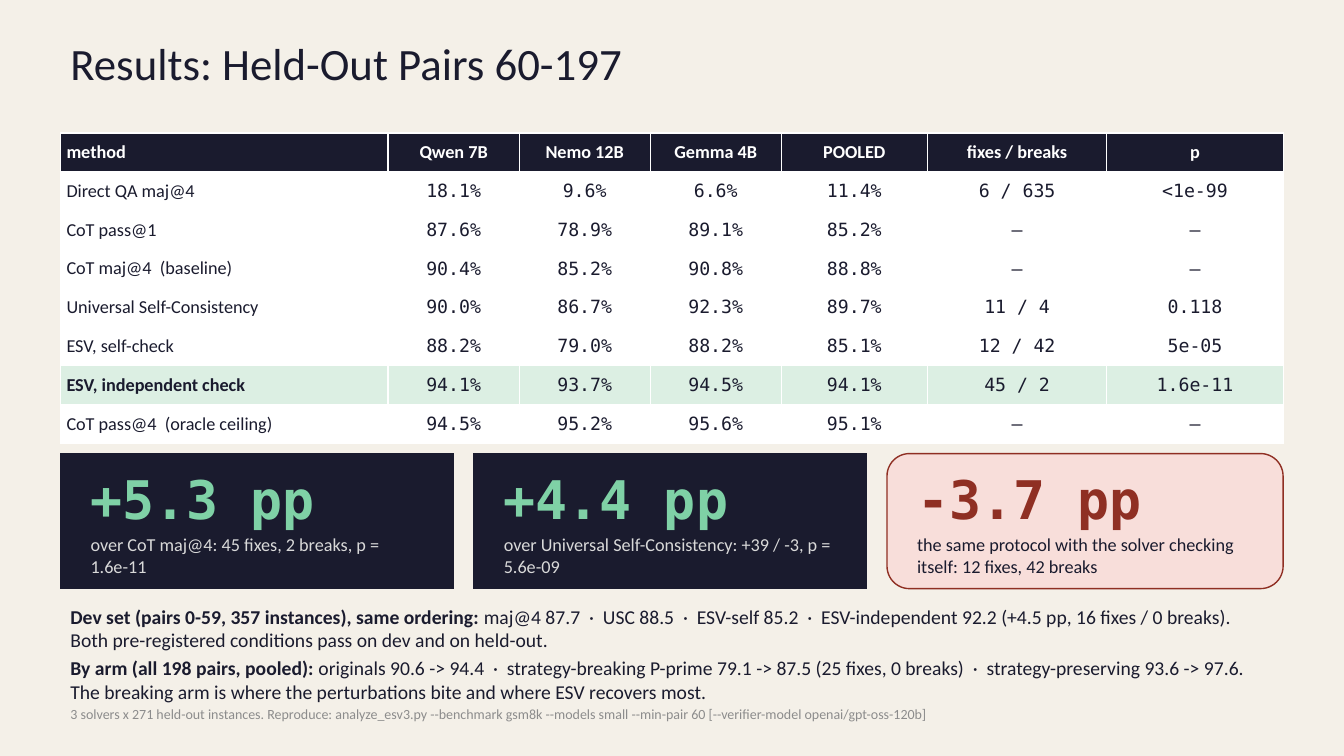
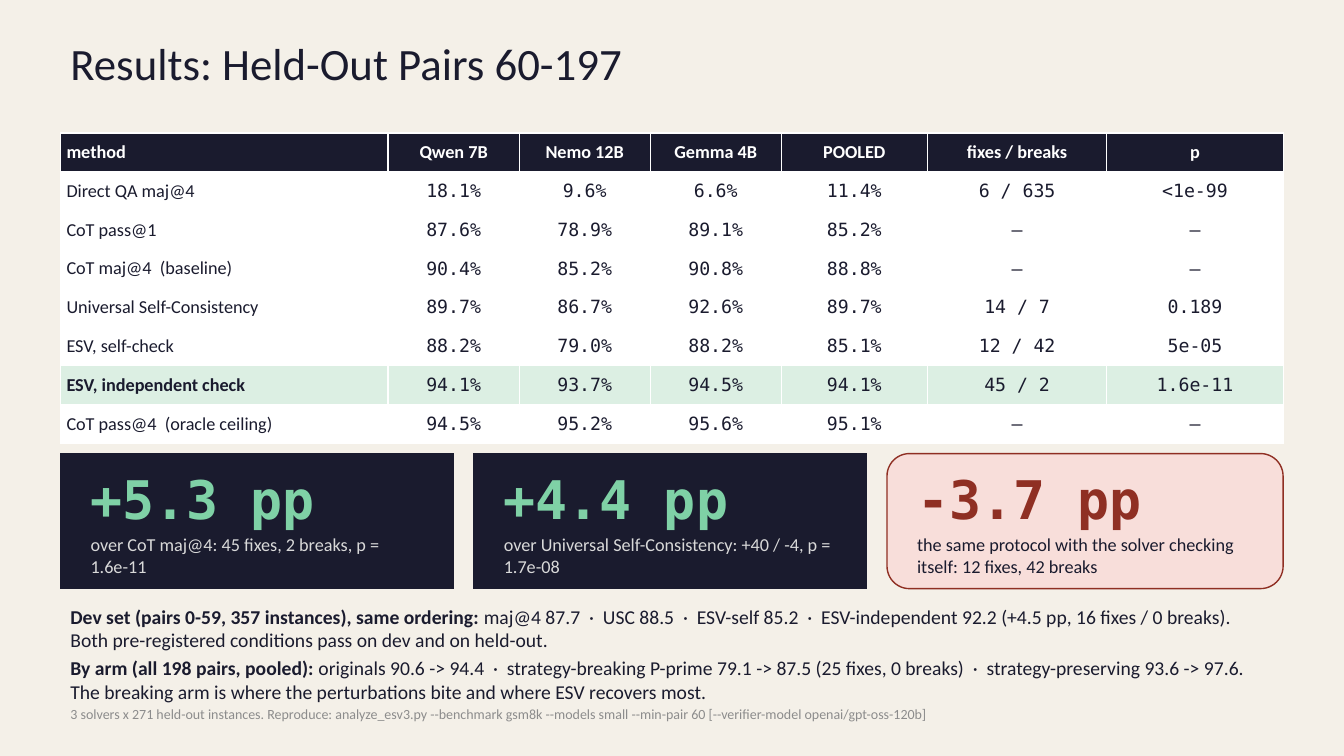
Before and after one commit to StellarDrift15/RAEN_structural-perturbations-esv, a slide deck: slide 11 of presentation/ESV_Project_Proposal_v3.pptx. Drawn at 1344x756 pixels with LibreOffice and Linux fonts; fonts in the diff are those of the drawing. Boxes give left, top, right and bottom in pixels: in the first picture for what was removed or moved away, otherwise in the second. Text is boxed around its words. In the diff, an @@ line names an element or a change of style, - is before the commit and + after.

```diff
--- a/presentation/ESV_Project_Proposal_v3.pptx
+++ b/presentation/ESV_Project_Proposal_v3.pptx
@@ table at (60,133,1284,444) @@
-row 5: Universal Self-Consistency | 90.0% | 86.7% | 92.3% | 89.7% | 11 / 4 | 0.118
+row 5: Universal Self-Consistency | 89.7% | 86.7% | 92.6% | 89.7% | 14 / 7 | 0.189
@@ text at (504,538,818,573): text changed @@
-over Universal Self-Consistency: +39 / -3, p = 5.6e-09
+over Universal Self-Consistency: +40 / -4, p = 1.7e-08
```
Also in this commit, not shown: 4 other slides changed, 1 slide added, 1 slide removed, 3 other files.
